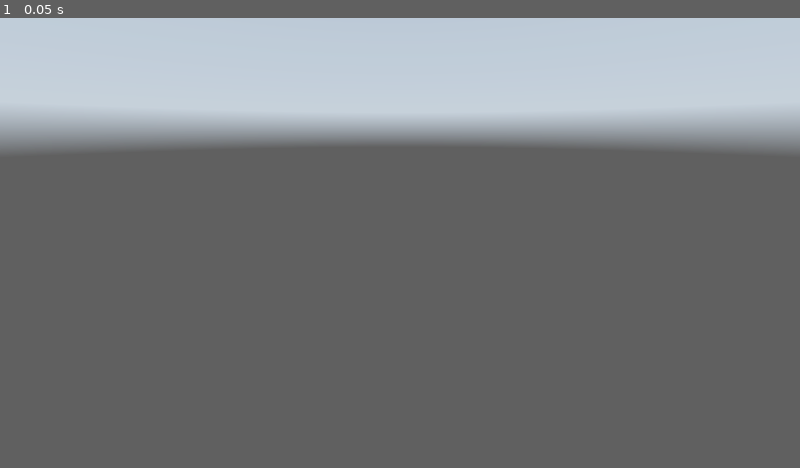
Above: before the commit, frame 1.
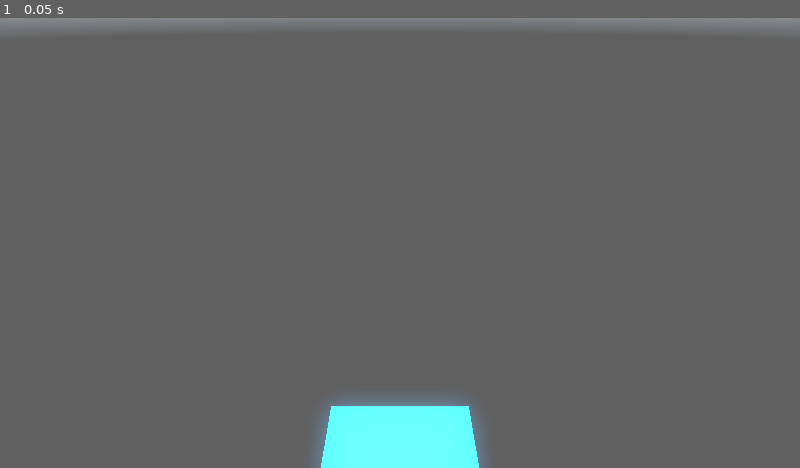
Above: after the commit, the same moment.

Repository: it1ro/sky-pogo
Game: Godot game, scene res://Scenes/game.tscn
Two runs of this game, one before a commit and one after it. Both use one fixed random seed, a clock stepped at 60 frames per second and the inputs below. A sky picture missing from this copy of the repository is replaced by a grey-blue gradient.
Inputs:
- Up to frame 1 (0.05 s): no input

The runs differ from the first frame. In frame 1, 31% of the frame differs, in the area x 0-100%, y 0-100%.

Commit message:
feat: add platform

Diff:
--- a/Scenes/game.tscn
+++ b/Scenes/game.tscn
@@ -1,6 +1,7 @@
-[gd_scene load_steps=5 format=3 uid="uid://bh1axhchoasxu"]
+[gd_scene load_steps=6 format=3 uid="uid://bh1axhchoasxu"]
 
 [ext_resource type="Texture2D" uid="uid://dsduw63djbal6" path="res://Assets/Images/4 - free_-_skybox_cliffside_0.hdr" id="1_ebmjs"]
+[ext_resource type="PackedScene" uid="uid://bkkog20w2reqv" path="res://Scenes/platform.tscn" id="2_qxrlw"]
 
 [sub_resource type="PanoramaSkyMaterial" id="PanoramaSkyMaterial_qxrlw"]
 panorama = ExtResource("1_ebmjs")
@@ -11,6 +12,7 @@
 [sub_resource type="Environment" id="Environment_qxrlw"]
 background_mode = 2
 sky = SubResource("Sky_ebmjs")
+sky_rotation = Vector3(0, 3.6302848, 0)
 tonemap_mode = 2
 glow_enabled = true
 
@@ -24,4 +26,7 @@
 environment = SubResource("Environment_qxrlw")
 
 [node name="Camera3D" type="Camera3D" parent="."]
-transform = Transform3D(1, 0, 0, 0, 0.9332548, 0.3592151, 0, -0.3592151, 0.9332548, 0, 1.4089515, 0.8616345)
+transform = Transform3D(1, 0, 0, 0, 0.88294756, 0.46947157, 0, -0.46947157, 0.88294756, 0, 8, 5.5)
+fov = 53.132256
+
+[node name="Platform" parent="." instance=ExtResource("2_qxrlw")]
--- /dev/null
+++ b/Scenes/platform.tscn
@@ -0,0 +1,13 @@
+[gd_scene load_steps=3 format=3 uid="uid://bkkog20w2reqv"]
+
+[sub_resource type="StandardMaterial3D" id="StandardMaterial3D_ebmjs"]
+albedo_color = Color(0.14901961, 0.5882353, 0.9490196, 1)
+
+[sub_resource type="BoxMesh" id="BoxMesh_xdow6"]
+material = SubResource("StandardMaterial3D_ebmjs")
+size = Vector3(3, 0.5, 3)
+
+[node name="Platform" type="Node3D"]
+
+[node name="MeshInstance3D" type="MeshInstance3D" parent="."]
+mesh = SubResource("BoxMesh_xdow6")
